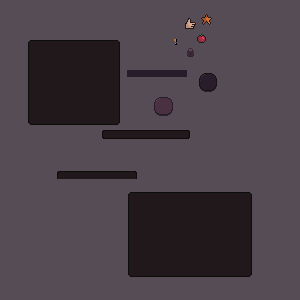
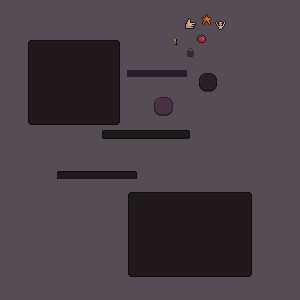
Revision of a layered 300px x 300px image; what changed, layer by layer:
renamed "Layer 1" to "InventoryCategorySkills.png", painted on it over [215, 21, 226, 30]
